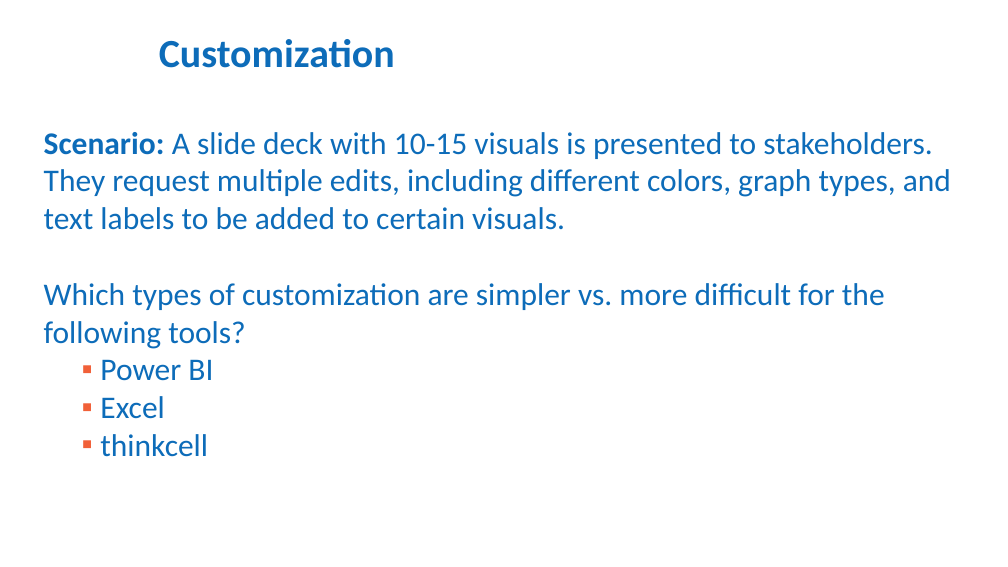
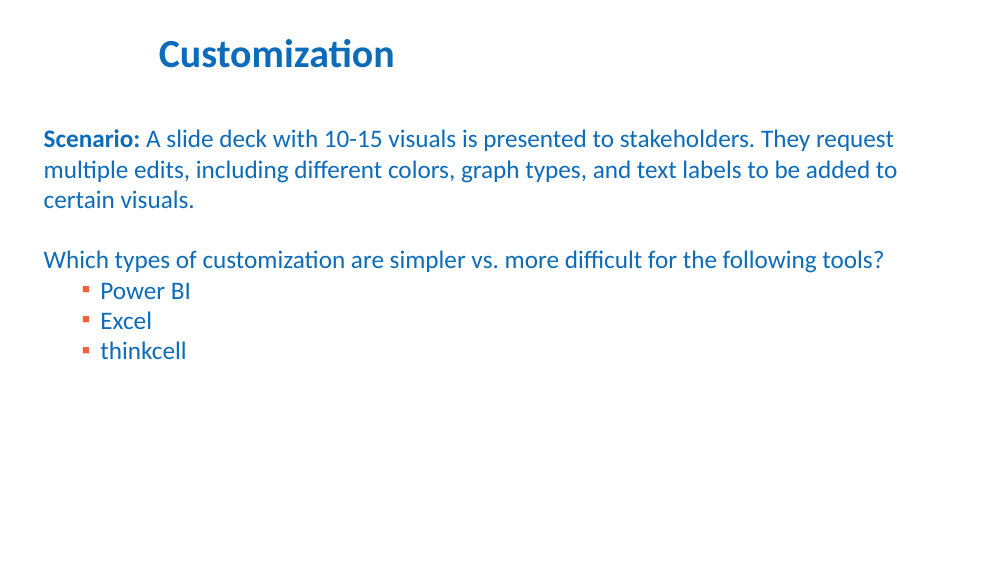
Before and after one commit to brussell23/grammar_of_graphics, a slide deck: slide 4 of ggplot and the Grammar of Graphics.pptx. Drawn at 1008x567 pixels with LibreOffice and Linux fonts; fonts in the diff are those of the drawing; background and template pictures are left out. Boxes give left, top, right and bottom in pixels: in the first picture for what was removed or moved away, otherwise in the second. Text is boxed around its words. In the diff, an @@ line names an element or a change of style, - is before the commit and + after.

```diff
--- a/ggplot and the Grammar of Graphics.pptx
+++ b/ggplot and the Grammar of Graphics.pptx
@@ text "Scenario: A slide deck with ..." at (44,129,897,359): size 30 to 24 pt @@
```
Also in this commit, not shown: 4 other slides changed, 1 slide added.
